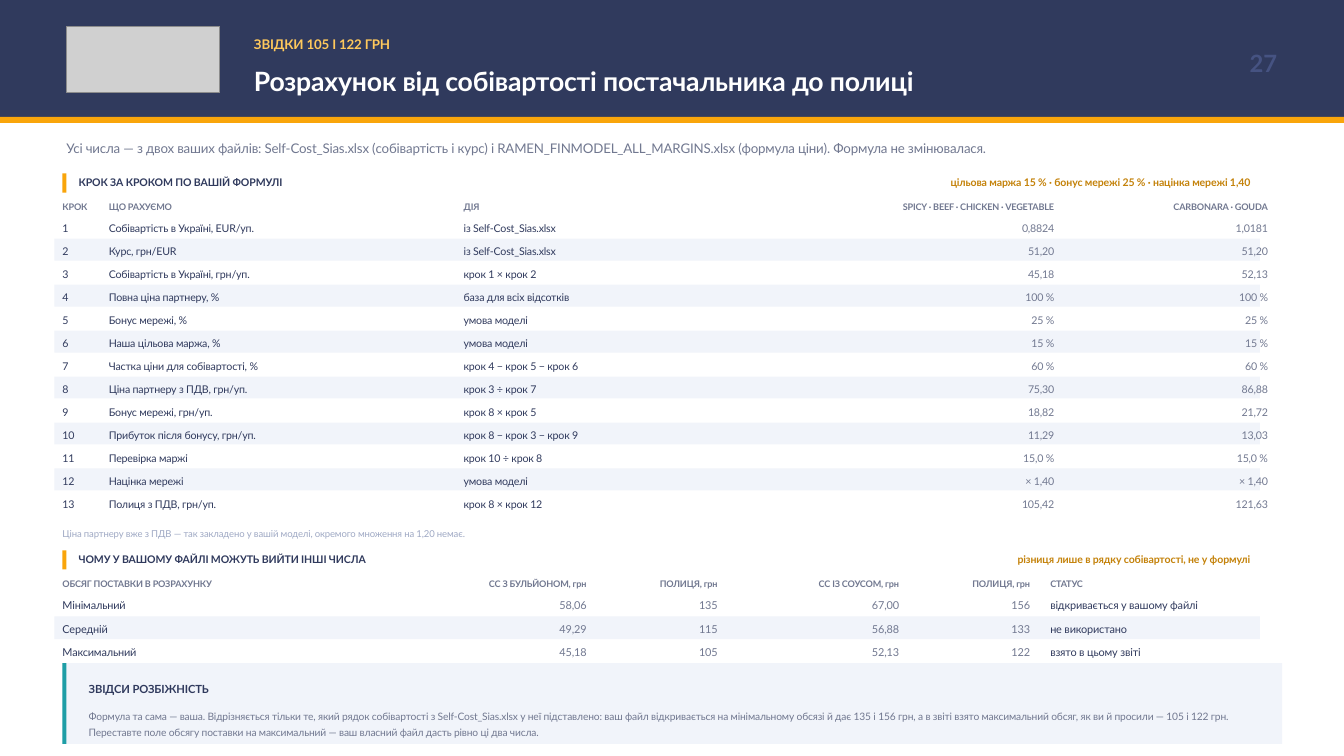
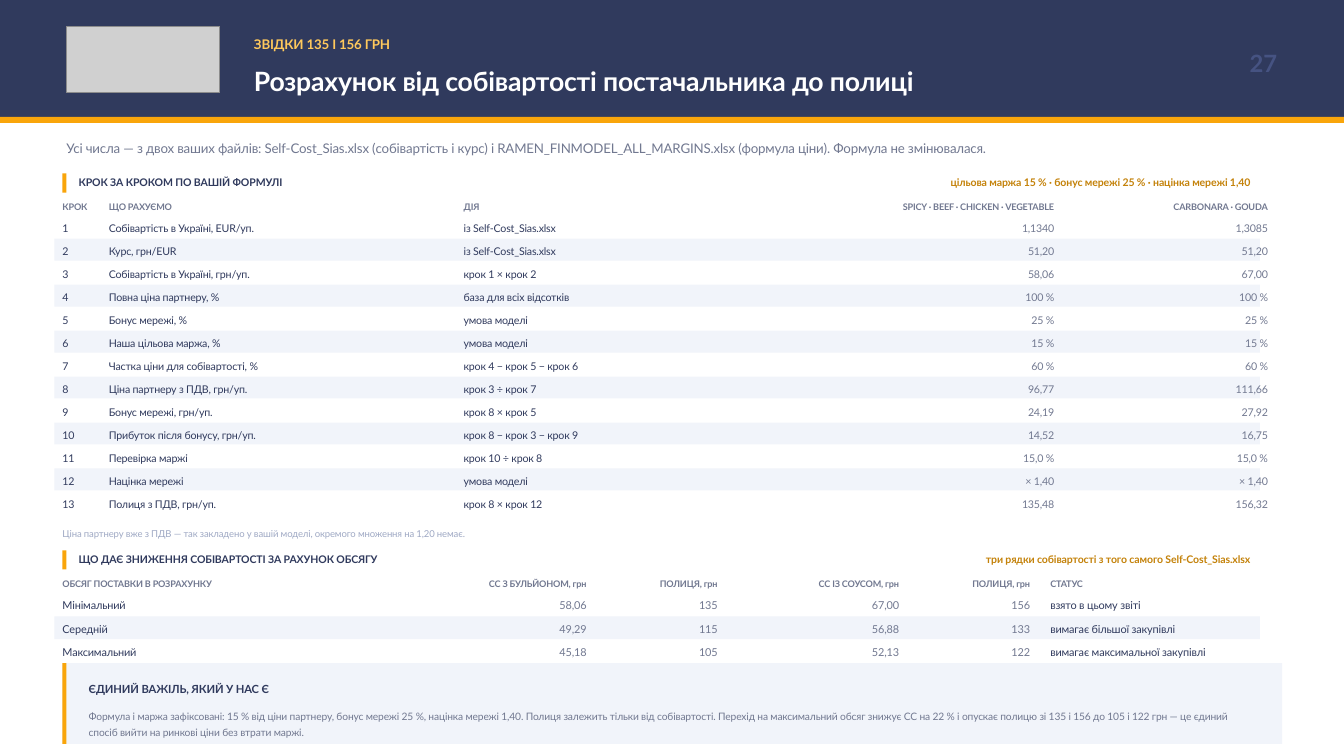
Before and after one commit to IllyaChaplygin/Chaplygin-Illya, a slide deck: slide 27 of Korean_Ramen_Ukraine_Market_Research.pptx. Drawn at 1344x756 pixels with LibreOffice and Linux fonts; fonts in the diff are those of the drawing; grey boxes stand for pictures. Boxes give left, top, right and bottom in pixels: in the first picture for what was removed or moved away, otherwise in the second. Text is boxed around its words. In the diff, an @@ line names an element or a change of style, - is before the commit and + after.

```diff
--- a/Korean_Ramen_Ukraine_Market_Research.pptx
+++ b/Korean_Ramen_Ukraine_Market_Research.pptx
@@ text at [254, 39, 390, 52]: text changed @@
-ЗВІДКИ 105 І 122 ГРН
+ЗВІДКИ 135 І 156 ГРН
@@ text at [1022, 224, 1054, 233]: text changed @@
-0,8824
+1,1340
@@ text at [1236, 224, 1268, 233]: text changed @@
-1,0181
+1,3085
@@ text at [1028, 270, 1054, 279]: text changed @@
-45,18
+58,06
@@ text at [1242, 270, 1268, 279]: text changed @@
-52,13
+67,00
@@ text at [1028, 385, 1054, 393]: text changed @@
-75,30
+96,77
@@ text at [1236, 385, 1268, 394]: text changed @@
-86,88
+111,66
@@ text at [1028, 408, 1054, 417]: text changed @@
-18,82
+24,19
@@ text at [1242, 408, 1268, 417]: text changed @@
-21,72
+27,92
@@ text at [1028, 431, 1054, 439]: text changed @@
-11,29
+14,52
@@ text at [1242, 431, 1268, 440]: text changed @@
-13,03
+16,75
@@ text at [1022, 500, 1054, 509]: text changed @@
-105,42
+135,48
@@ text at [1236, 500, 1268, 509]: text changed @@
-121,63
+156,32
@@ text at [79, 555, 377, 565]: text changed @@
-ЧОМУ У ВАШОМУ ФАЙЛІ МОЖУТЬ ВИЙТИ ІНШІ ЧИСЛА
+ЩО ДАЄ ЗНИЖЕННЯ СОБІВАРТОСТІ ЗА РАХУНОК ОБСЯГУ
@@ text at [986, 555, 1250, 565]: text changed @@
-різниця лише в рядку собівартості, не у формулі
+три рядки собівартості з того самого Self-Cost_Sias.xlsx
@@ text "взято в цьому звіті": place and size @@
-text "взято в цьому звіті" at [1050, 648, 1140, 658]
+text "взято в цьому звіті" at [1050, 601, 1140, 611]
@@ text at [1050, 625, 1175, 635]: text changed @@
-не використано
+вимагає більшої закупівлі
@@ text removed at [1050, 601, 1198, 611] @@
-відкривається у вашому файлі
@@ text added at [1050, 648, 1205, 658], 7.8 pt, text #303A5D @@
+вимагає максимальної закупівлі
@@ rectangle at [63, 663, 67, 744]: fill #1E9EA6 to #F9A50B @@
@@ text at [89, 684, 269, 695]: text changed @@
-ЗВІДСИ РОЗБІЖНІСТЬ
+ЄДИНИЙ ВАЖІЛЬ, ЯКИЙ У НАС Є
@@ text at [89, 712, 1228, 738]: text changed @@
-Формула та сама — ваша. Відрізняється тільки те, який рядок собівартості з Self-Cost_Sias.xlsx у неї підставлено: ваш файл відкривається на мінімальному обсязі й дає 135 і 156 грн, а в звіті взято максимальний обсяг, як ви й просили — 105 і 122 грн. Переставте поле обсягу поставки на максимальний — ваш власний файл дасть рівно ці два числа.
+Формула і маржа зафіксовані: 15 % від ціни партнеру, бонус мережі 25 %, націнка мережі 1,40. Полиця залежить тільки від собівартості. Перехід на максимальний обсяг знижує СС на 22 % і опускає полицю зі 135 і 156 до 105 і 122 грн — це єдиний спосіб вийти на ринкові ціни без втрати маржі.
```
Also in this commit, not shown: 11 other slides changed, 2 other files.
